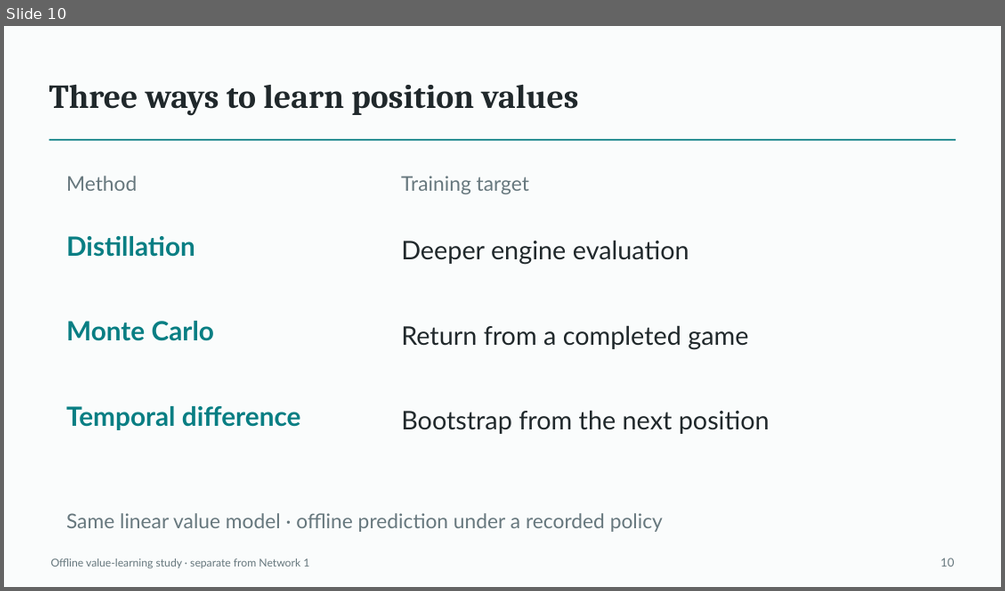
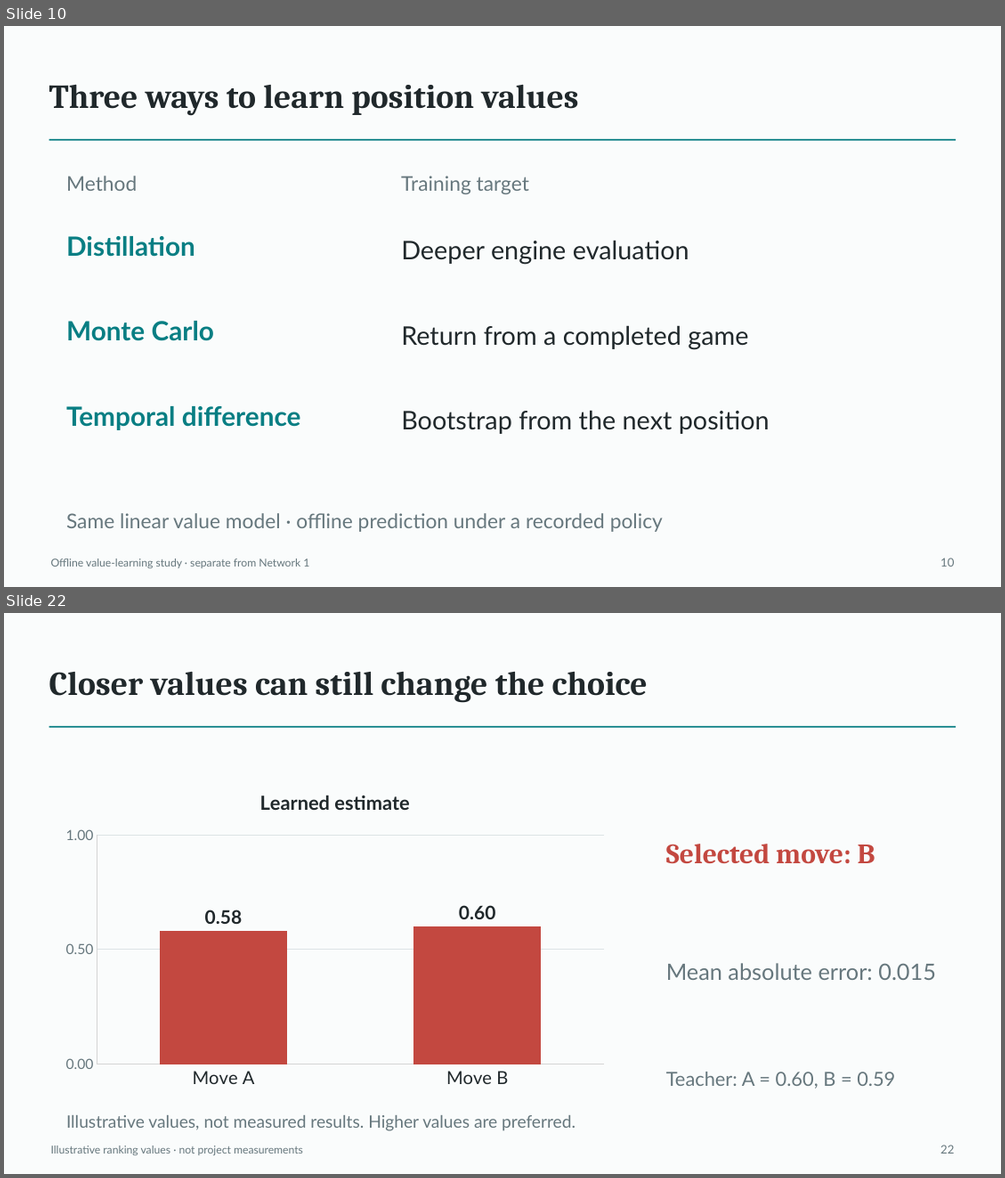
Before and after one commit to Mr-Teal/CS5446_project, a slide deck: docs/drafts/presentation-draft.pptx. Shown one above the other, each under a label of ours: slide 10 before the commit, slides 10 and 22 after it; the slides between them are not shown. The pictures are 1005x591 and 1005x1178 pixels, drawn with LibreOffice and Linux fonts; fonts in the diff are those of the drawing. Boxes give left, top, right and bottom in pixels: in the first picture for what was removed or moved away, otherwise in the second. Text is boxed around its words. In the diff, an @@ line names an element or a change of style, - is before the commit and + after.

```diff
--- a/docs/drafts/presentation-draft.pptx
+++ b/docs/drafts/presentation-draft.pptx
@@ slide 22 added at box(4, 613, 1001, 1174), background #FAFCFC @@
@@ text added at box(49, 672, 647, 703), 32.2 pt, text #20282B, bold @@
+Closer values can still change the choice
@@ rectangle added at box(48, 726, 955, 728), fill #087E83 @@
@@ column chart added at box(55, 774, 615, 1095) @@
+title "Learned estimate "
+categories: Move A, Move B
+Series 1: 0.58, 0.6
@@ text added at box(666, 844, 875, 863), 27 pt, text #C34840, bold @@
+Selected move: B
@@ text added at box(666, 963, 936, 980), 21.8 pt, text #66777D @@
+Mean absolute error: 0.015
@@ text added at box(666, 1071, 895, 1088), 18.8 pt, text #66777D @@
+Teacher: A = 0.60, B = 0.59
@@ text added at box(66, 1115, 575, 1131), 16.5 pt, text #66777D @@
+Illustrative values, not measured results. Higher values are preferred.
@@ text added at box(51, 1145, 303, 1155), 10.5 pt, text #66777D @@
+Illustrative ranking values · not project measurements
@@ text added at box(940, 1144, 954, 1153), 11.2 pt, text #66777D @@
+22
```
Also in this commit, not shown: 9 slides changed, 6 other slides added, 1 slide removed, 3 other files.
